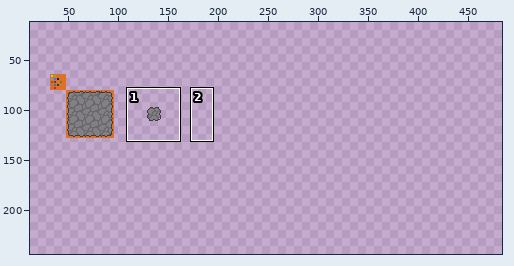
File history of a pixel-art file, skyro/ulohy/ui-ux/tileset-2025/tileset.ase. The picture above shows the old version from afar; the outline marks the close-up.
Close-up. The starting point:
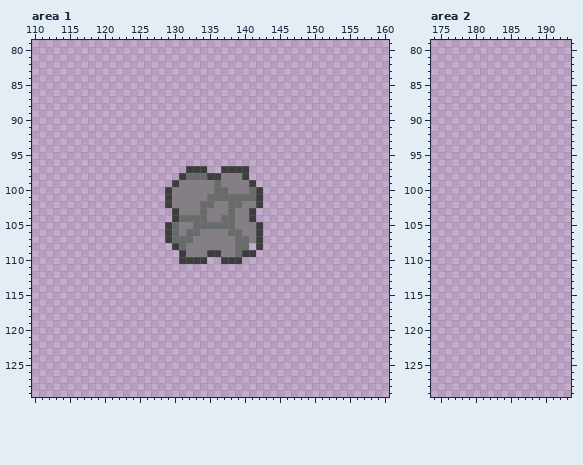
512x512 pixels, 1 frame. Shown: area 1: x 110..160, y 79..129; area 2: x 174..193, y 79..129. The old version is drawn lined up with the new one. The wide view leaves out empty margins. The commit also changed other parts of the picture, which this record leaves out.
After the commit:
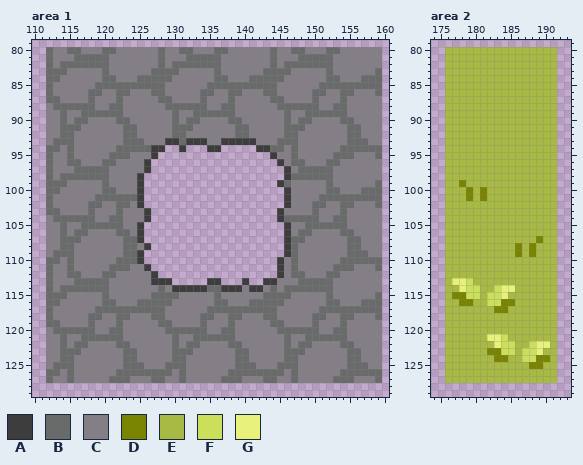
Palette (. is transparent): A #3d3d3d  B #696a6a  C #847e87  D #798400  E #a8ba44  F #cbdf5b  G #e8f27a
Changes in this commit:
whole drawing moved by +32,+64 (the old picture is shown already moved)
--- area 1
@@ x 110..160 @@
  79 ...................................................
- 80 ...................................................
- 81 ...................................................
- 82 ...................................................
- 83 ...................................................
- 84 ...................................................
- 85 ...................................................
- 86 ...................................................
- 87 ...................................................
- 88 ...................................................
- 89 ...................................................
- 90 ...................................................
- 91 ...................................................
- 92 ...................................................
- 93 ...................................................
- 94 ...................................................
- 95 ...................................................
- 96 ...................................................
- 97 ......................AAA..AAAA....................
- 98 .....................ABBBAACCCA....................
- 99 ....................ACCCCCBCCCCA...................
-100 ...................ACCCCCCBBCCCBA..................
-101 ...................ACCCCCBBBBBBBA..................
-102 ...................ACCCCBBCCBBCCA..................
-103 ....................ACCCBCCCBCCA...................
-104 ....................ABBBBCCBBCCA...................
-105 ...................ABCCBBBBBBCCCA..................
-106 ...................ABCBBCCCCBBCCA..................
-107 ...................ABBBCCCCCCBBCA..................
-108 ....................ABCCCCCCCBB.A..................
-109 .....................ACCCAACCBAA...................
-110 .....................AAAA..AAA.....................
-111 ...................................................
-112 ...................................................
-113 ...................................................
-114 ...................................................
-115 ...................................................
-116 ...................................................
-117 ...................................................
-118 ...................................................
-119 ...................................................
-120 ...................................................
-121 ...................................................
-122 ...................................................
-123 ...................................................
-124 ...................................................
-125 ...................................................
-126 ...................................................
-127 ...................................................
+ 80 ..BCCBBCCCBBCCCCCCBCCBBCCCBBCCCCCCBCCBBCCCBBCCCCCC.
+ 81 ..BCCCBBBBBCCCCCCCBCCCBBBBBCCCCCCCBCCCBBBBBCCCCCCC.
+ 82 ..BCBBBBBBBCCCCCCCBCBBBBBBBCCCCCCCBCBBBBBBBCCCCCCC.
+ 83 ..BBBCCCCCBCCCCCCBBBBCCCCCBCCCCCCBBBBCCCCCBCCCCCCB.
+ 84 ..BBCCCCCCBBCCCBBBBBCCCCCCBBCCCBBBBBCCCCCCBBCCCBBB.
+ 85 ..BCCCCCCBBBBBBBBBBCCCCCCBBBBBBBBBBCCCCCCBBBBBBBBB.
+ 86 ..BCCCCCBBCCBBCCCBBCCCCCBBCCBBCCCBBCCCCCBBCCBBCCCB.
+ 87 ..BBCCCCBCCCBCCCCCBBCCCCBCCCBCCCCCBBCCCCBCCCBCCCCC.
+ 88 ..CBBBBBBCCBBCCCCCCBBBBBBCCBBCCCCCCBBBBBBCCBBCCCCC.
+ 89 ..CCBCCBBBBBBCCCCCCCBCCBBBBBBCCCCCCCBCCBBBBBBCCCCC.
+ 90 ..CCBCBBCCCCBBCCCCCCBCBBCCCCBBCCCCCCBCBBCCCCBBCCCC.
+ 91 ..CCBBBCCCCCCBBCCCCCBBBCCCCCCBBCCCCCBBBCCCCCCBBCCC.
+ 92 ..CCBBCCCCCCCBBCCCCCBBCCCCCCCBBCCCCCBBCCCCCCCBBCCC.
+ 93 ..CBBBCCCCCCCBBBCCCAABAAACCAAAAACCCBBBCCCCCCCBBBCC.
+ 94 ..BBCBCCCCCCBBBBBAA..A...AA.....AABBCBCCCCCCBBBBBB.
+ 95 ..BCCBCCCCCBBBCCCA................ACCBCCCCCBBBCCCB.
+ 96 ..BCCBBCCCBBCCCCA..................ACBBCCCBBCCCCCC.
+ 97 ..BCCCBBBBBCCCCCA...................ACBBBBBCCCCCCC.
+ 98 ..BCBBBBBBBCCCCA....................ABBBBBBCCCCCCC.
+ 99 ..BBBCCCCCBCCCCA...................ABCCCCCBCCCCCCB.
+100 ..BBCCCCCCBBCCCA....................ACCCCCBBCCCBBB.
+101 ..BCCCCCCBBBBBBA....................ACCCCBBBBBBBBB.
+102 ..BCCCCCBBCCBBCA....................ACCCBBCCBBCCCB.
+103 ..BBCCCCBCCCBCCCA..................ACCCCBCCCBCCCCC.
+104 ..CBBBBBBCCBBCCCA..................ABBBBBCCBBCCCCC.
+105 ..CCBCCBBBBBBCCA....................ACCBBBBBBCCCCC.
+106 ..CCBCBBCCCCBBCA....................ACBBCCCCBBCCCC.
+107 ..CCBBBCCCCCCBBA....................ABBCCCCCCBBCCC.
+108 ..CCBBCCCCCCCBBCA...................ABCCCCCCCBBCCC.
+109 ..CBBBCCCCCCCBBA....................ABCCCCCCCBBBCC.
+110 ..BBCBCCCCCCBBBA...................ACBCCCCCCBBBBBB.
+111 ..BCCBCCCCCBBBCCA..................ACBCCCCCBBBCCCB.
+112 ..BCCBBCCCBBCCCCCA.................ACBBCCCBBCCCCCC.
+113 ..BCCCBBBBBCCCCCCAAA.....AA...A..AACCCBBBBBCCCCCCC.
+114 ..BCBBBBBBBCCCCCCCBCAAAAABBAAACAACBCBBBBBBBCCCCCCC.
+115 ..BBBCCCCCBCCCCCCBBBBCCCCCBCCCCCCBBBBCCCCCBCCCCCCB.
+116 ..BBCCCCCCBBCCCBBBBBCCCCCCBBCCCBBBBBCCCCCCBBCCCBBB.
+117 ..BCCCCCCBBBBBBBBBBCCCCCCBBBBBBBBBBCCCCCCBBBBBBBBB.
+118 ..BCCCCCBBCCBBCCCBBCCCCCBBCCBBCCCBBCCCCCBBCCBBCCCB.
+119 ..BBCCCCBCCCBCCCCCBBCCCCBCCCBCCCCCBBCCCCBCCCBCCCCC.
+120 ..CBBBBBBCCBBCCCCCCBBBBBBCCBBCCCCCCBBBBBBCCBBCCCCC.
+121 ..CCBCCBBBBBBCCCCCCCBCCBBBBBBCCCCCCCBCCBBBBBBCCCCC.
+122 ..CCBCBBCCCCBBCCCCCCBCBBCCCCBBCCCCCCBCBBCCCCBBCCCC.
+123 ..CCBBBCCCCCCBBCCCCCBBBCCCCCCBBCCCCCBBBCCCCCCBBCCC.
+124 ..CCBBCCCCCCCBBCCCCCBBCCCCCCCBBCCCCCBBCCCCCCCBBCCC.
+125 ..CBBBCCCCCCCBBBCCCBBBCCCCCCCBBBCCCBBBCCCCCCCBBBCC.
+126 ..BBCBCCCCCCBBBBBBBBCBCCCCCCBBBBBBBBCBCCCCCCBBBBBB.
+127 ..BCCBCCCCCBBBCCCBBCCBCCCCCBBBCCCBBCCBCCCCCBBBCCCB.
 128 ...................................................
--- area 2
@@ x 174..193 @@
  79 ....................
- 80 ....................
- 81 ....................
- 82 ....................
- 83 ....................
- 84 ....................
- 85 ....................
- 86 ....................
- 87 ....................
- 88 ....................
- 89 ....................
- 90 ....................
- 91 ....................
- 92 ....................
- 93 ....................
- 94 ....................
- 95 ....................
- 96 ....................
- 97 ....................
- 98 ....................
- 99 ....................
-100 ....................
-101 ....................
-102 ....................
-103 ....................
-104 ....................
-105 ....................
-106 ....................
-107 ....................
-108 ....................
-109 ....................
-110 ....................
-111 ....................
-112 ....................
-113 ....................
-114 ....................
-115 ....................
-116 ....................
-117 ....................
-118 ....................
-119 ....................
-120 ....................
-121 ....................
-122 ....................
-123 ....................
-124 ....................
-125 ....................
-126 ....................
-127 ....................
+ 80 ..EEEEEEEEEEEEEEEE..
+ 81 ..EEEEEEEEEEEEEEEE..
+ 82 ..EEEEEEEEEEEEEEEE..
+ 83 ..EEEEEEEEEEEEEEEE..
+ 84 ..EEEEEEEEEEEEEEEE..
+ 85 ..EEEEEEEEEEEEEEEE..
+ 86 ..EEEEEEEEEEEEEEEE..
+ 87 ..EEEEEEEEEEEEEEEE..
+ 88 ..EEEEEEEEEEEEEEEE..
+ 89 ..EEEEEEEEEEEEEEEE..
+ 90 ..EEEEEEEEEEEEEEEE..
+ 91 ..EEEEEEEEEEEEEEEE..
+ 92 ..EEEEEEEEEEEEEEEE..
+ 93 ..EEEEEEEEEEEEEEEE..
+ 94 ..EEEEEEEEEEEEEEEE..
+ 95 ..EEEEEEEEEEEEEEEE..
+ 96 ..EEEEEEEEEEEEEEEE..
+ 97 ..EEEEEEEEEEEEEEEE..
+ 98 ..EEEEEEEEEEEEEEEE..
+ 99 ..EEDEEEEEEEEEEEEE..
+100 ..EEEDEDEEEEEEEEEE..
+101 ..EEEDEDEEEEEEEEEE..
+102 ..EEEEEEEEEEEEEEEE..
+103 ..EEEEEEEEEEEEEEEE..
+104 ..EEEEEEEEEEEEEEEE..
+105 ..EEEEEEEEEEEEEEEE..
+106 ..EEEEEEEEEEEEEEEE..
+107 ..EEEEEEEEEEEEEDEE..
+108 ..EEEEEEEEEEDEDEEE..
+109 ..EEEEEEEEEEDEDEEE..
+110 ..EEEEEEEEEEEEEEEE..
+111 ..EEEEEEEEEEEEEEEE..
+112 ..EEEEEEEEEEEEEEEE..
+113 ..EGGFEEEEEEEEEEEE..
+114 ..EEGFFEEFGGEEEEEE..
+115 ..EDDFFEFFGEEEEEEE..
+116 ..EEDDEEFFDDEEEEEE..
+117 ..EEEEEEEDDEEEEEEE..
+118 ..EEEEEEEEEEEEEEEE..
+119 ..EEEEEEEEEEEEEEEE..
+120 ..EEEEEEEEEEEEEEEE..
+121 ..EEEEEEGGFEEEEEEE..
+122 ..EEEEEEEGFFEEFGGE..
+123 ..EEEEEEDDFFEFFGEE..
+124 ..EEEEEEEDDEEFFDDE..
+125 ..EEEEEEEEEEEEDDEE..
+126 ..EEEEEEEEEEEEEEEE..
+127 ..EEEEEEEEEEEEEEEE..
 128 ....................
Where, in picture pixels (left, top, right, bottom), the same in both close-ups:
changed: (46, 47, 382, 383)
added: (445, 47, 557, 383)
